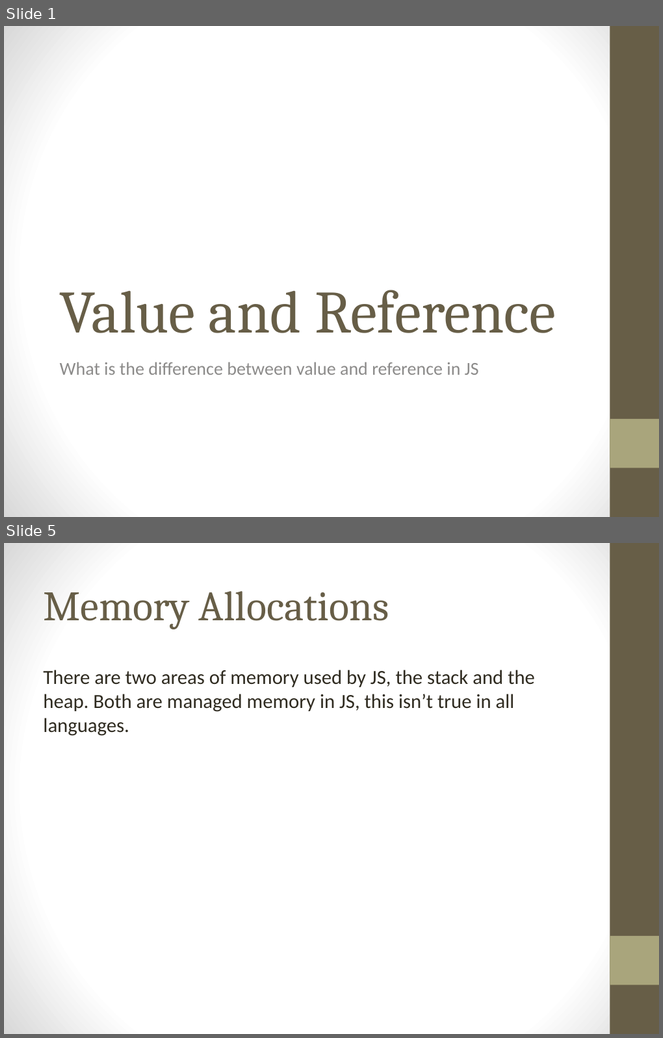
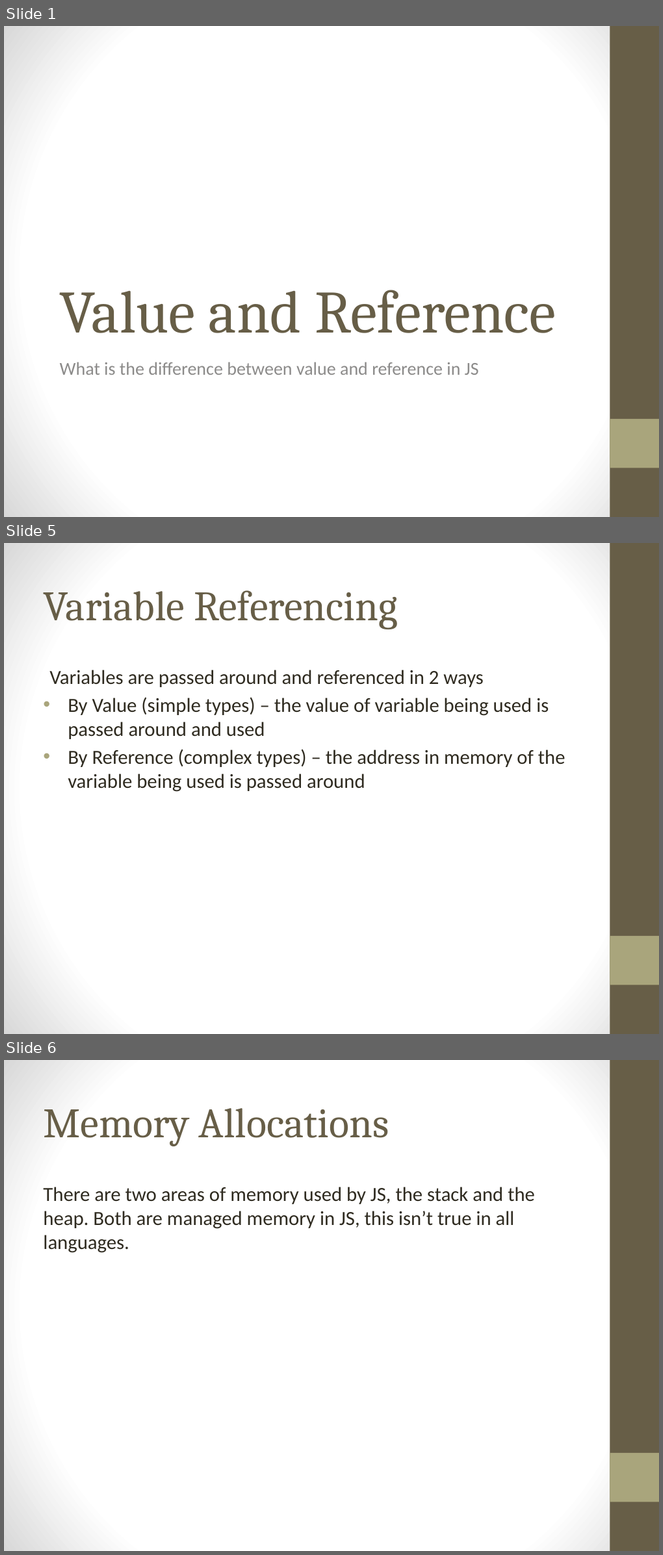
Before and after one commit to MarvinEads/DevTraining, a slide deck: JS-ValueAndReference.pptx. Shown one above the other, each under a label of ours: slides 1 and 5 before the commit, slides 1, 5 and 6 after it; the slides between them are not shown. The pictures are 663x1038 and 663x1555 pixels, drawn with LibreOffice and Linux fonts; fonts in the diff are those of the drawing. Boxes give left, top, right and bottom in pixels: in the first picture for what was removed or moved away, otherwise in the second. Text is boxed around its words. In the diff, an @@ line names an element or a change of style, - is before the commit and + after.

Commit message:
cleared up some language by seperating variables types versus referencing and added more examples

```diff
--- a/JS-ValueAndReference.pptx
+++ b/JS-ValueAndReference.pptx
@@ slide 5 added at <box>4,543,659,1034</box>, background gradient #FFFFFF to #D8D8D8; not listed: 2 template elements that a slide beside it also shows @@
@@ title added at <box>43,590,398,629</box>, 46 pt, text #675E47 @@
+Variable Referencing
@@ text added at <box>50,670,566,792</box>, 22 pt, text #2F2B20 @@
+Variables are passed around and referenced in 2 ways
+• By Value (simple types) – the value of variable being used is passed around and used
+• By Reference (complex types) – the address in memory of the variable being used is passed around
@@ what was slide 5 is now slide 6 @@
```
Also in this commit, not shown: 6 slides changed, 2 other slides added.
